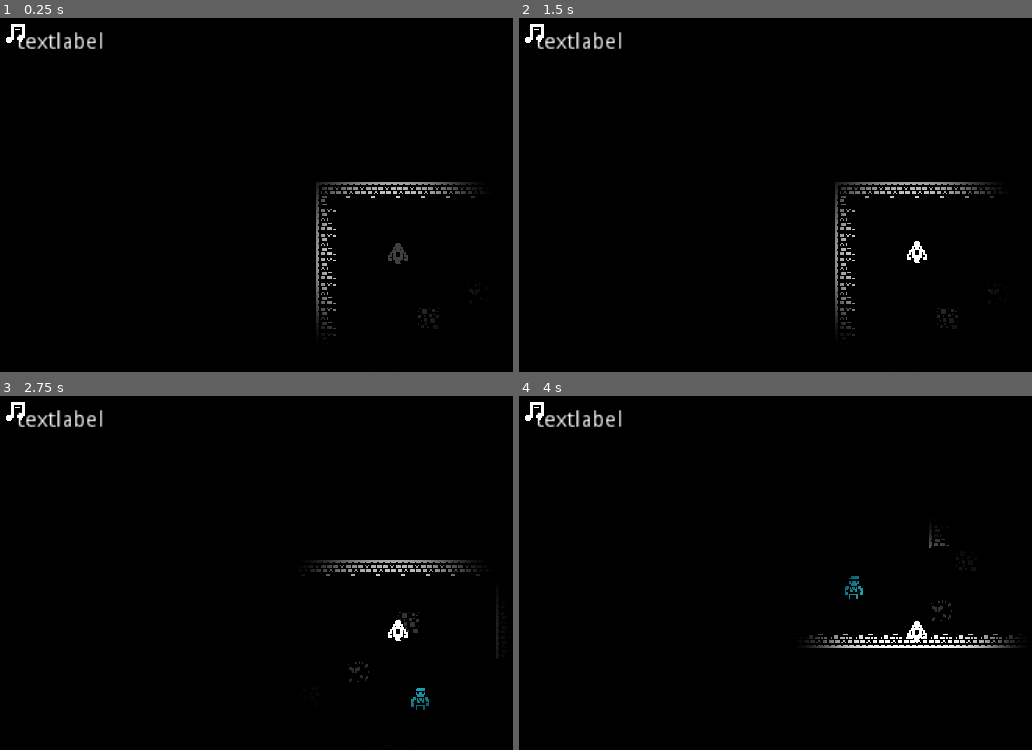
Above: before the commit, frames 1-4 (two rows, left to right).
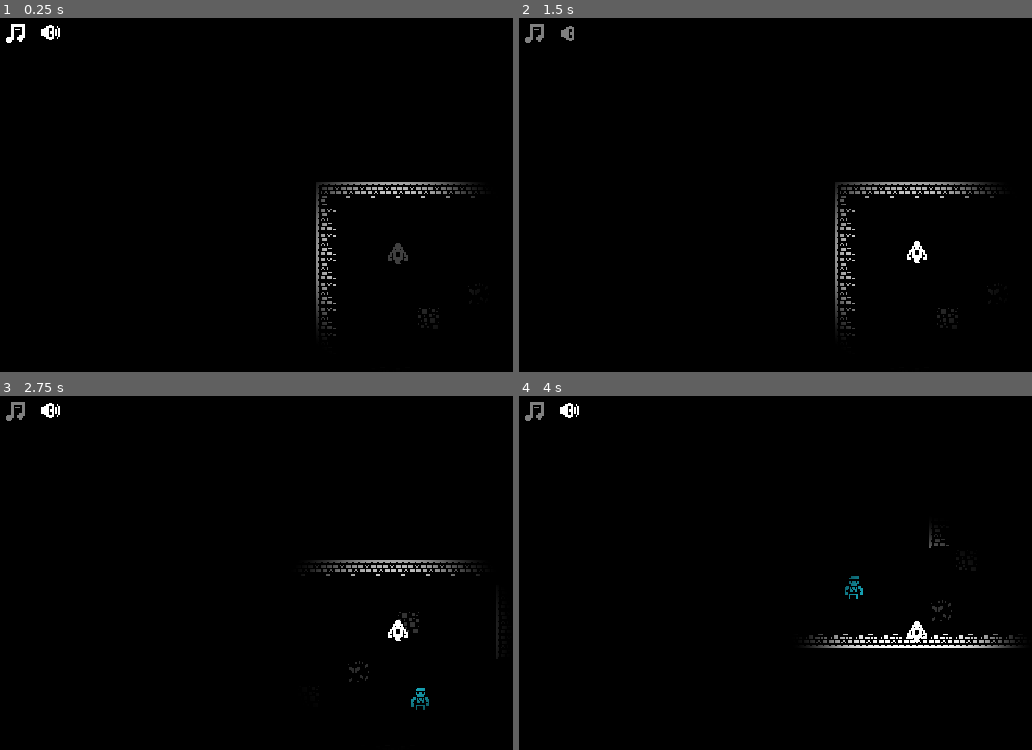
Above: after the commit, the same moments.

Repository: skarnl/miziziz-game-jam-2020
Game: Godot game, scene res://game/game.tscn
The game is run twice, just before and just after one commit, with the same random seed, the same clock (stepped at 60 frames per second) and the same inputs. Sound files missing from this copy of the repository are replaced by a short silence.
Inputs (mouse positions are in pixels of both pictures, inside the frame that each line leads up to):
- Up to frame 1 (0.25 s): no input
- Up to frame 2 (1.5 s): click (575, 35) at 0.52 s; click (534, 35) at 1.25 s
- Up to frame 3 (2.75 s): tap Enter at 2 s; hold Right (ui_right) from 2.03 s (still down); hold Space (attack) from 2.03 s (still down)
- Up to frame 4 (4 s): release Right (ui_right) at 2.78 s; release Space (attack) at 2.78 s; hold Down (ui_down) 2.78-3.53 s; tap E (possess) at 2.85 s; hold Right (ui_right) from 3.53 s (still down); hold Space (attack) from 3.53 s (still down)

The runs differ from the first frame. In frame 1, 0.4% of the frame differs, in the area x 3-21%, y 1-9%; in frame 2, 0.5%; in frame 3, 0.5%, in the area x 1-21%, y 1-9%; in frame 4, 0.5%.
Error before the commit: Attempt to call function 'connect' in base 'null instance' on a null instance. (res://gui/soundManager.gd:8)

Commit message:
Restore SFX button

Diff:
--- a/gui/hud.tscn
+++ b/gui/hud.tscn
@@ -1,13 +1,15 @@
-[gd_scene load_steps=4 format=2]
+[gd_scene load_steps=5 format=2]
 
 [ext_resource path="res://assets/images/monochrome_transparent.png" type="Texture" id=1]
 [ext_resource path="res://gui/Pause.gd" type="Script" id=2]
 [ext_resource path="res://gui/soundManager.gd" type="Script" id=3]
+[ext_resource path="res://assets/images/monochrome_transparent_packed.png" type="Texture" id=4]
 
 [node name="HUD" type="CanvasLayer"]
 
 [node name="Pause" type="Control" parent="."]
 pause_mode = 2
+visible = false
 anchor_right = 1.0
 anchor_bottom = 1.0
 margin_right = 40.0
@@ -32,13 +34,6 @@
 "_edit_use_anchors_": false
 }
 
-[node name="Label" type="Label" parent="Sound"]
-margin_left = 12.0
-margin_top = 9.0
-margin_right = 68.0
-margin_bottom = 23.0
-text = "textlabel"
-
 [node name="MusicButton" type="TextureButton" parent="Sound"]
 margin_right = 24.0
 margin_bottom = 23.0
@@ -53,3 +48,29 @@
 centered = false
 region_enabled = true
 region_rect = Rect2( 661.883, 272.182, 17.7139, 15.605 )
+
+[node name="SFXButton" type="TextureButton" parent="Sound"]
+margin_left = 24.0
+margin_right = 48.0
+margin_bottom = 23.0
+mouse_default_cursor_shape = 2
+__meta__ = {
+"_edit_use_anchors_": false
+}
+
+[node name="OnSprite" type="Sprite" parent="Sound/SFXButton"]
+position = Vector2( 1.83895, 1.55556 )
+texture = ExtResource( 4 )
+centered = false
+region_enabled = true
+region_rect = Rect2( 608, 256, 16, 16 )
+
+[node name="OffSprite" type="Sprite" parent="Sound/SFXButton"]
+visible = false
+modulate = Color( 1, 1, 1, 0.5 )
+position = Vector2( 115, -1 )
+texture = ExtResource( 4 )
+centered = false
+offset = Vector2( -112.584, 3.5659 )
+region_enabled = true
+region_rect = Rect2( 592, 256, 16, 16 )
